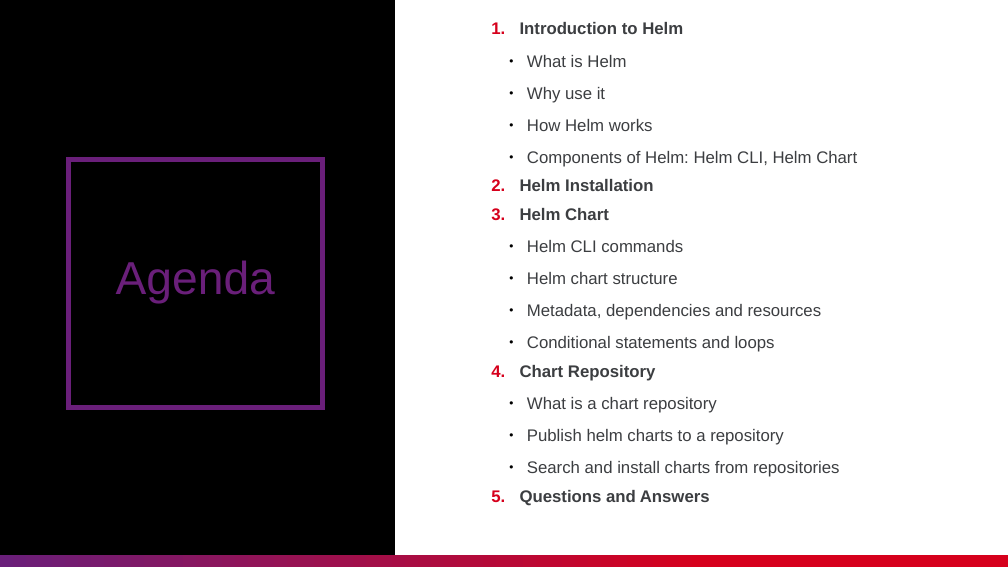
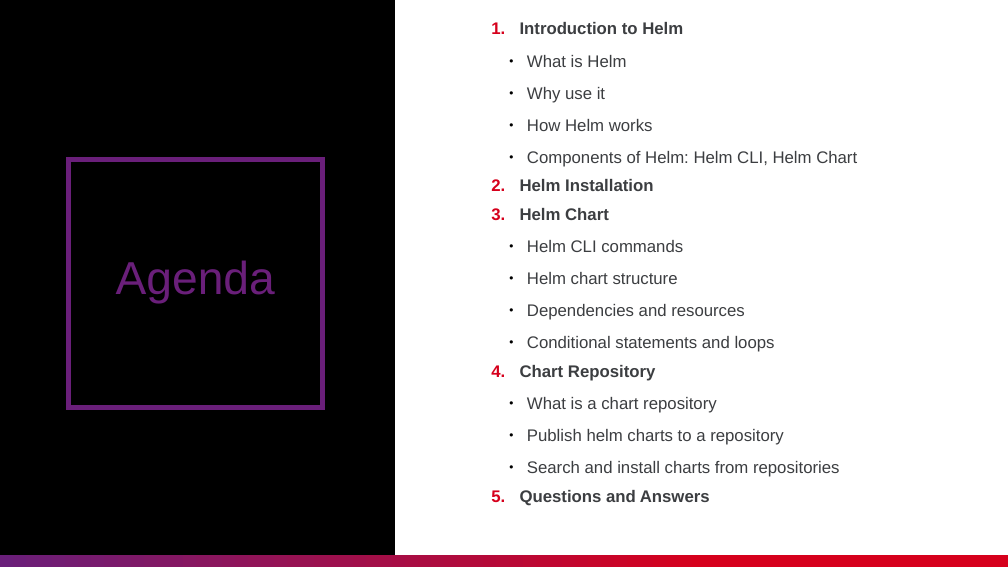
Before and after one commit to nashtech-garage/azure-devops-ci-cd, a slide deck: slide 2 of helm/documents/Helm_Knowledge_Sharing.pptx. Drawn at 1008x567 pixels with LibreOffice and Linux fonts; fonts in the diff are those of the drawing. Boxes give left, top, right and bottom in pixels: in the first picture for what was removed or moved away, otherwise in the second. Text is boxed around its words. In the diff, an @@ line names an element or a change of style, - is before the commit and + after.

Commit message:
Helm: update presentation file

```diff
--- a/helm/documents/Helm_Knowledge_Sharing.pptx
+++ b/helm/documents/Helm_Knowledge_Sharing.pptx
@@ text at (527, 55, 857, 477): indent changed @@
@@ text at (527, 304, 745, 320): text changed @@
-  ● Metadata, dependencies and resources
+  ● Dependencies and resources
```
Also in this commit, not shown: 1 other slide changed, 13 slides added, 1 slide removed.
